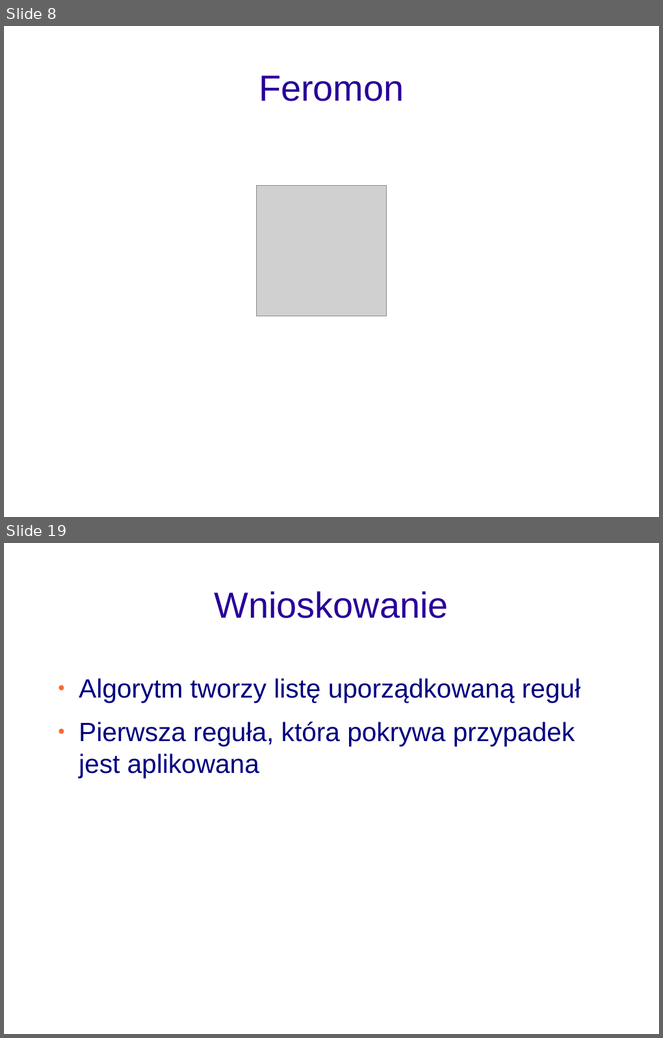
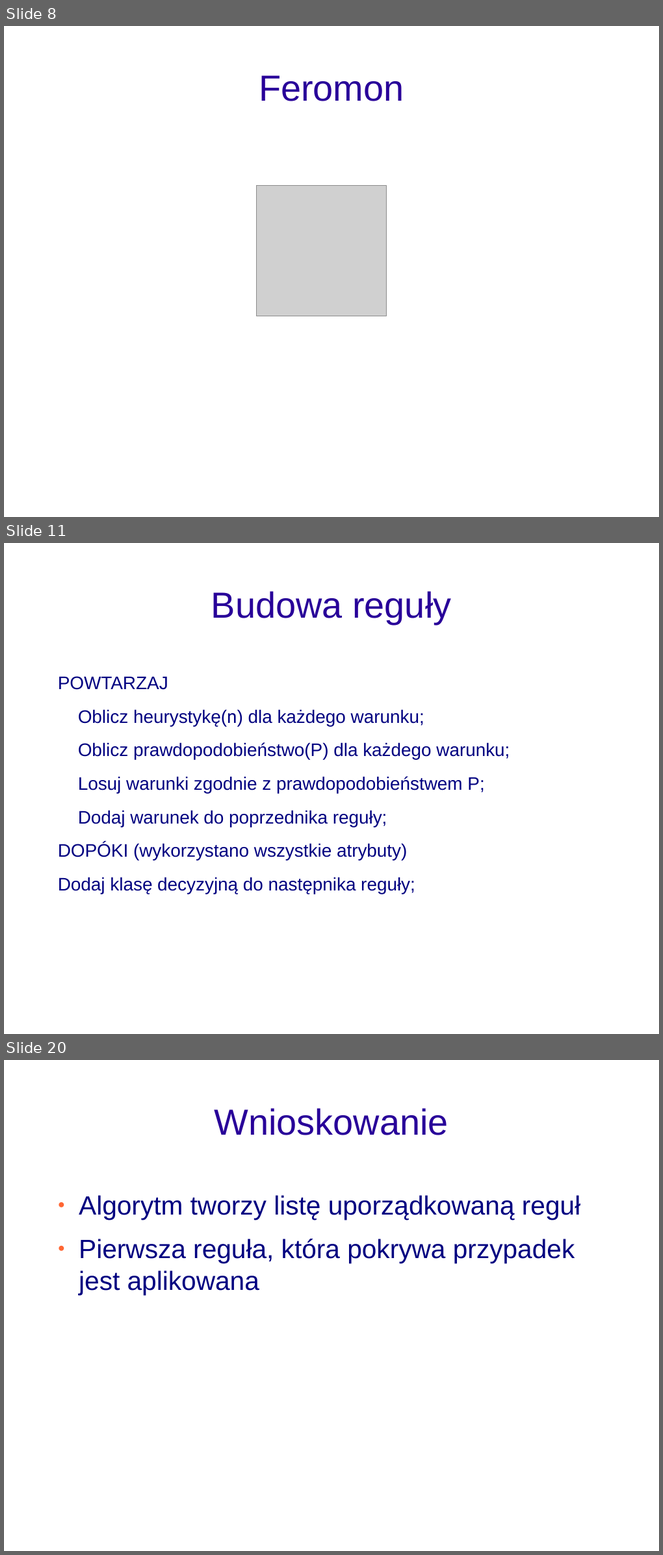
Before and after one commit to adriansidor/antminer, a slide deck: prezentacja_pracy_magisterskiej.odp. Shown one above the other, each under a label of ours: slides 8 and 19 before the commit, slides 8, 11 and 20 after it; the slides between them are not shown. The pictures are 663x1038 and 663x1555 pixels, drawn with LibreOffice and Linux fonts; fonts in the diff are those of the drawing; grey boxes stand for pictures; background and template pictures are left out. Boxes give left, top, right and bottom in pixels: in the first picture for what was removed or moved away, otherwise in the second. Text is boxed around its words. In the diff, an @@ line names an element or a change of style, - is before the commit and + after.

```diff
--- a/prezentacja_pracy_magisterskiej.odp
+++ b/prezentacja_pracy_magisterskiej.odp
@@ slide 11 added at (x1=4, y1=543, x2=659, y2=1034), background picture (left out) @@
@@ title added at (x1=211, y1=591, x2=451, y2=624), 44 pt, text #280099 @@
+Budowa reguły
@@ text added at (x1=58, y1=676, x2=510, y2=894), 22 pt, text #000080 @@
+POWTARZAJ
+Oblicz heurystykę(n) dla każdego warunku;
+Oblicz prawdopodobieństwo(P) dla każdego warunku;
+Losuj warunki zgodnie z prawdopodobieństwem P;
+Dodaj warunek do poprzednika reguły;
+DOPÓKI (wykorzystano wszystkie atrybuty)
+Dodaj klasę decyzyjną do następnika reguły;
@@ what was slide 19 is now slide 20 @@
```
Also in this commit, not shown: 17 slides changed, 4 other slides added, 7 slides removed, 1 other file.
